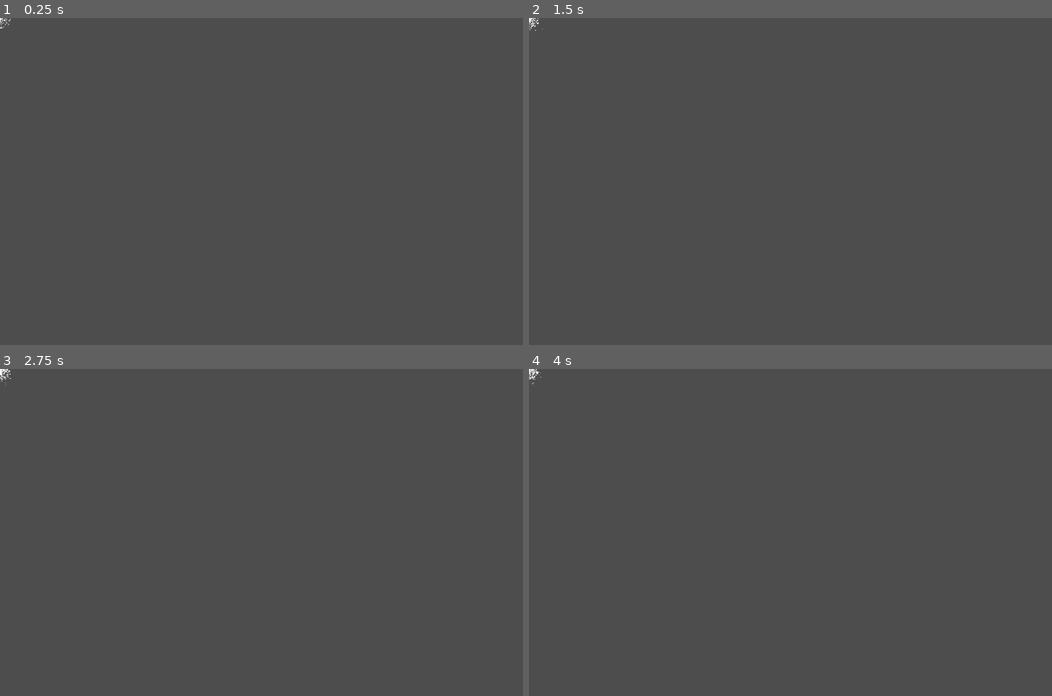
Above: before the commit, frames 1-4 (two rows, left to right).
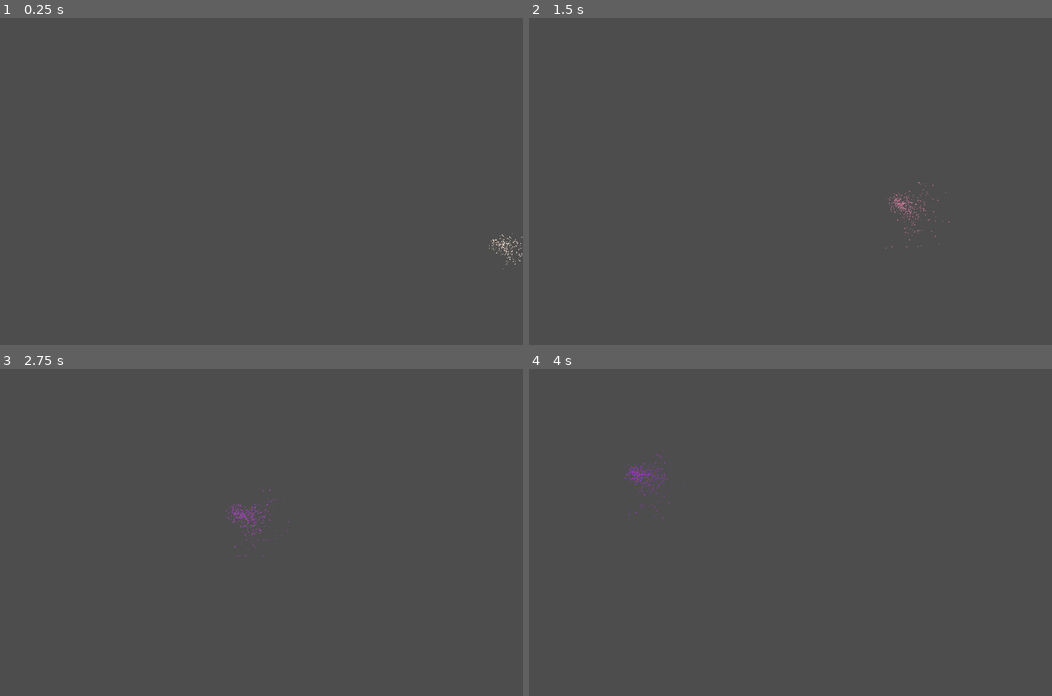
Above: after the commit, the same moments.

Repository: AKKamath/orb-game
Game: Godot game, scene res://particle_effect.tscn
The game is run twice, just before and just after one commit, with the same random seed, the same clock (stepped at 60 frames per second) and the same inputs. This scene is started directly instead of the project's main scene.
Inputs (mouse positions are in pixels of both pictures, inside the frame that each line leads up to):
- Up to frame 1 (0.25 s): no input
- Up to frame 2 (1.5 s): move the mouse to (905, 165) at 0.52 s; press the mouse at (905, 165) at 0.53 s; release the mouse at (905, 165) at 1.25 s; drag from (685, 197) to (764, 246) at 1.27 s
- Up to frame 3 (2.75 s): move the mouse to (313, 460) at 2.02 s; press the mouse at (313, 460) at 2.03 s
- Up to frame 4 (4 s): release the mouse at (842, 460) at 2.75 s; drag from (764, 597) to (633, 483) at 2.77 s; move the mouse to (947, 581) at 3.52 s; press the mouse at (947, 581) at 3.53 s

The runs differ from the first frame. In frame 1, 0.1% of the frame differs, in the area x 0-100%, y 0-77%; in frame 2, 0.2%; in frame 3, 0.3%, in the area x 0-56%, y 0-58%; in frame 4, 0.3%.
Error before the commit: Parse Error: Cannot find member "TYPE_COLOR" in base "Util". (res://particle_effect.gd:24)

Commit message:
Move orb colors to utilities

Diff:
--- a/utilities.gd
+++ b/utilities.gd
@@ -1,4 +1,3 @@
-extends Node
 class_name Util
 
 enum STYLE {
@@ -13,11 +12,8 @@
 	HARD = 2
 }
 
-# Called when the node enters the scene tree for the first time.
-func _ready() -> void:
-	pass # Replace with function body.
-
-
-# Called every frame. 'delta' is the elapsed time since the previous frame.
-func _process(delta: float) -> void:
-	pass
+const TYPE_COLOR = {
+	0 : Color.CADET_BLUE,
+	1 : Color.CHOCOLATE,
+	2 : Color.DARK_ORCHID,
+}
